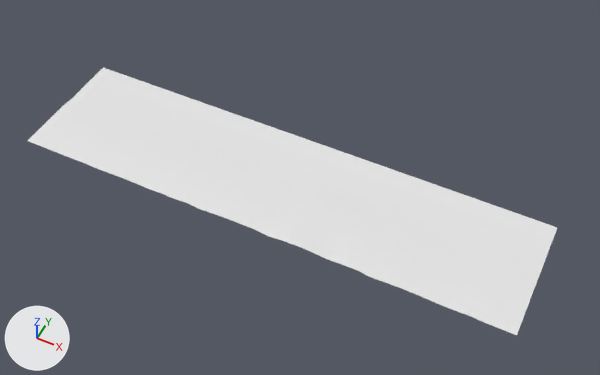
Renders of the Blender file Assets/Scenes/Scene_2/Scene_2.blend from each side of a commit.
Camera for both pictures: a 50 mm camera at (9.0, -185.0, 247.0) aimed at (-90.0, 13.0, 0.0). The lights are fixed; the arrows at lower left show +X, +Y and +Z.
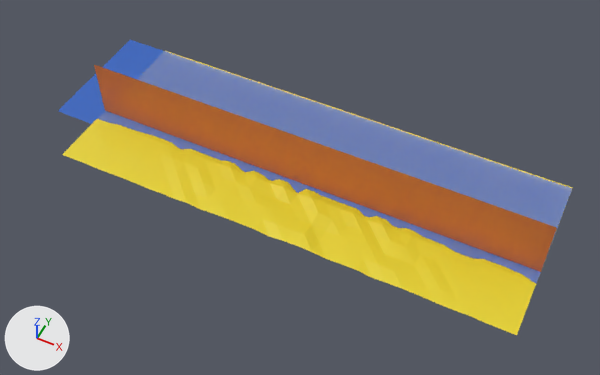
Boxes (x1, y1, x2, y2) around the edits, measured in the pictures (600 x 375 px):
'Plane', recoloured, reshaped (white to yellow, 6% taller)
    before: (28, 68, 557, 335)
    after: (62, 51, 573, 335)
'water_1', shown
    after: (58, 40, 572, 283)
'Plane.002', added
    after: (94, 65, 557, 272)
part 1 of me_plane, cut back
    before: (28, 68, 557, 273)
    after: (88, 51, 573, 260)
part 2 of me_plane, shading changed
    both: (62, 123, 536, 335)

What changed in the scene script:
```text
Change mat_yellow:
    mat_yellow.base_color: (0.8, 0.8, 0.8) -> (0.8, 0.658, 0.026)  # white #e7e7e7 -> yellow #e7d42d
Add mat_brown_trans:
    mat_brown_trans = principled_material('Brown_Trans')
    mat_brown_trans.base_color = (0.8, 0.212, 0.0607)  # orange #e77f46
Change me_plane:
    used by ob_plane; location = (-85.6, 3.1, 0.0); scale = (15.0, 15.0, 15.0)
    remove me_plane.from_pydata(...)  # 288 vertices, 245 faces; spans x -7.91..6.15, y -1.21..2.38, z -0.05..0.11
    add me_plane.from_pydata(...)  # 224 vertices, 184 faces; spans x -6.7..6.15, y -1.21..3.97, z -0.1..0.11
    me_plane part 1
    75 vertices are removed from x -7.91..5.75, y -1.21..2.38, z -0.05..0.01
    87 faces are deleted
    8 vertices in x -5.1..6.15, y 1.21, z -0.05 move by (0.0, 0.04, -0.05)
    8 vertices in x -5.1..6.15, y 2.38, z -0.05 move by (0.0, 1.59, -0.05)
    2 vertices are added at (-6.7, 0.39, 0.0), (-6.7, 3.97, -0.1)
    9 new vertices lie (0.0, 0.46, -0.05) away from vertices in x -6.7..5.35, y 0.79, z -0.05
    26 new faces join them
    me_plane part 2: 158 kept faces spanning x -6.7..6.15, y -1.21..0.79, z -0.05..0.11 are now shaded flat
Add me_plane_003:
    me_plane_003.from_pydata(...)  # 66 vertices, 32 faces; spans x -6.7..6.15, y 0.79, z -0.05..1.71
    me_plane_003.polygons.foreach_set('use_smooth', [True] * 32)
    me_plane_003.materials.append(mat_brown_trans)  # orange #e77f46
Change ob_water_1:
    remove ob_water_1.hide_set(True)
Add ob_plane_002:
    ob_plane_002 = bpy.data.objects.new('Plane.002', me_plane_003)
    ob_plane_002.location = (-85.6, 3.1, 0.0)
    ob_plane_002.scale = (15.0, 15.0, 15.0)
    _m = ob_plane_002.modifiers.new('EdgeSplit', 'EDGE_SPLIT')
    _m.use_edge_sharp = False
```
